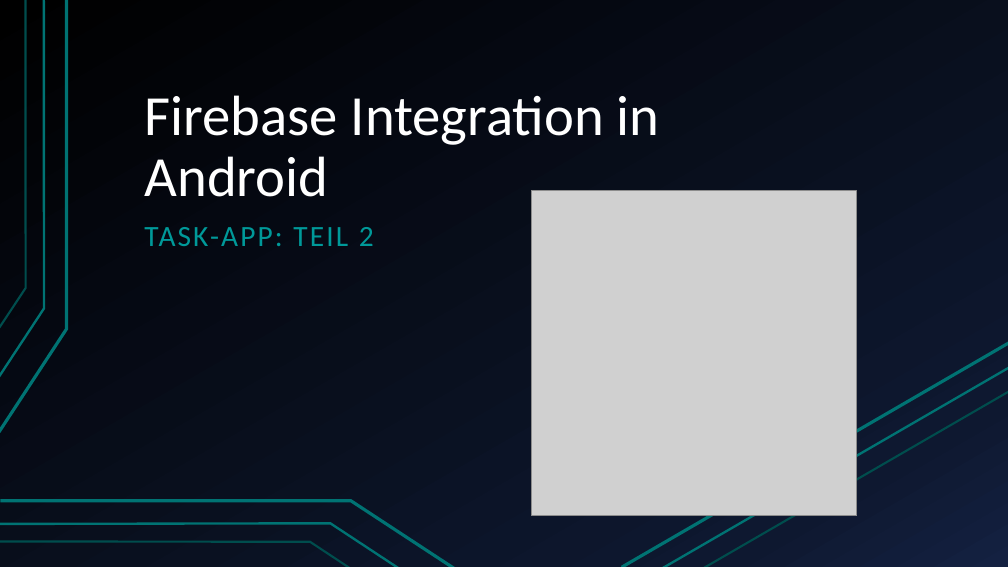
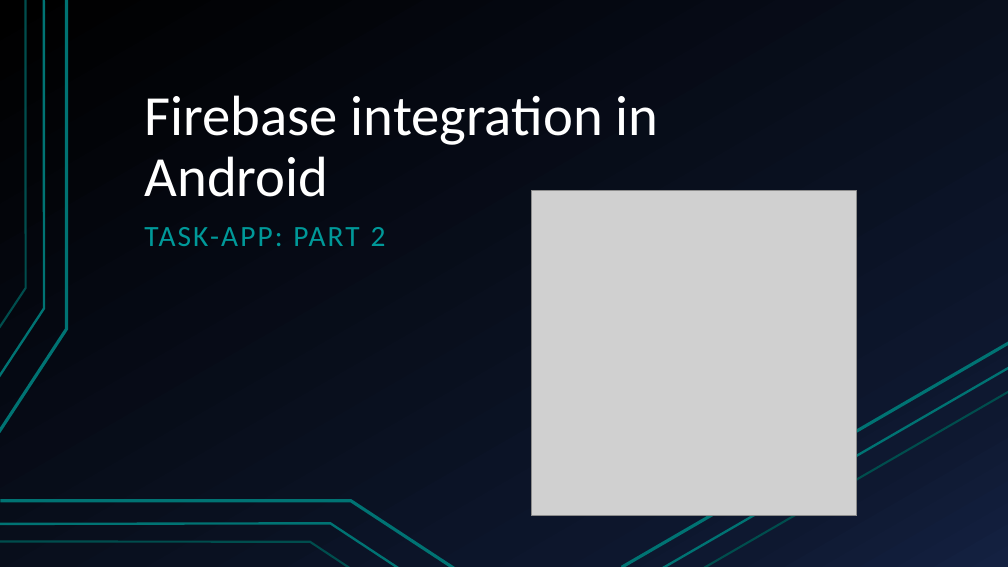
Before and after one commit to blitzdose/AndroidStudio_Firebase_Presentation, a slide deck: slide 1 of Firebase Integration in Android.pptx. Drawn at 1008x567 pixels with LibreOffice and Linux fonts; fonts in the diff are those of the drawing; grey boxes stand for pictures. Boxes give left, top, right and bottom in pixels: in the first picture for what was removed or moved away, otherwise in the second. Text is boxed around its words. In the diff, an @@ line names an element or a change of style, - is before the commit and + after.

```diff
--- a/Firebase Integration in Android.pptx
+++ b/Firebase Integration in Android.pptx
@@ title at box(144, 95, 659, 197): text changed @@
-Firebase Integration in Android
+Firebase integration in Android
@@ subtitle at box(144, 227, 386, 246): text changed @@
-TASK-APP: TEIL 2
+TASK-APP: PART 2
```
Also in this commit, not shown: 5 other slides changed.
